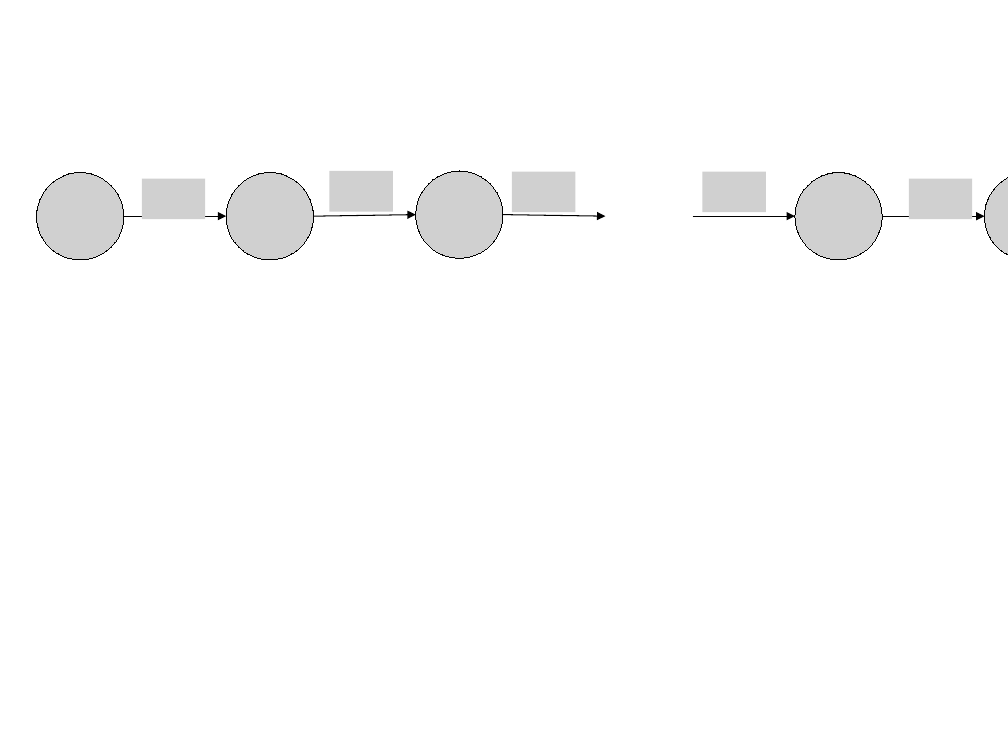
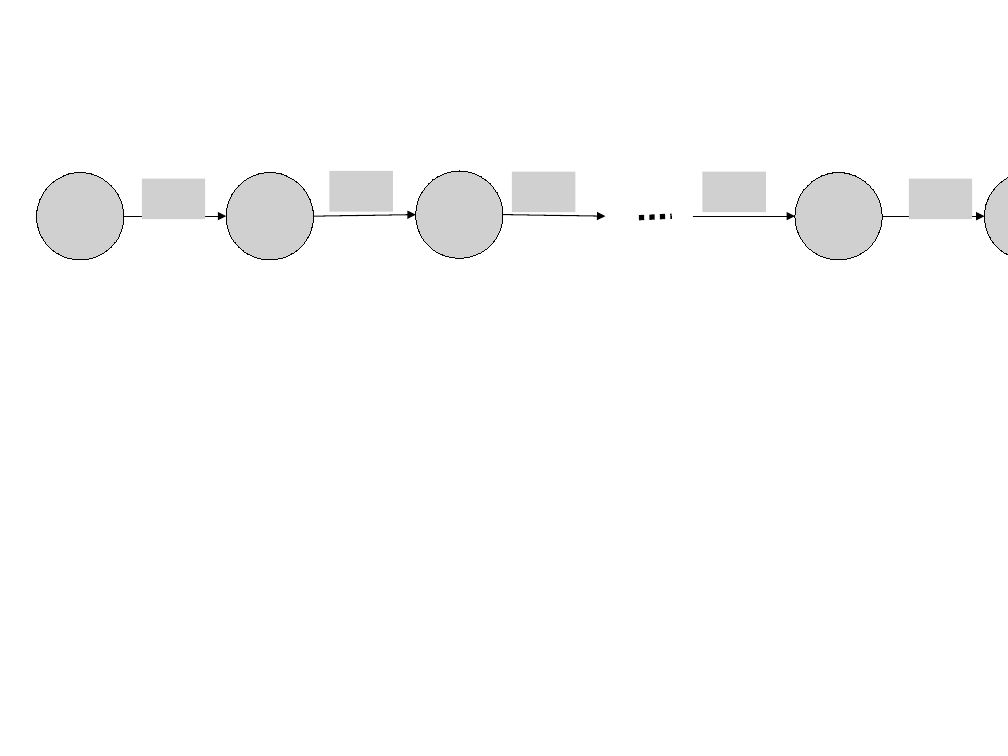
Before and after one commit to chenwangnida/PhD_proposal, a slide deck: slide 1 of FiguresPaper.pptx. Drawn at 1008x756 pixels with LibreOffice and Linux fonts; fonts in the diff are those of the drawing; grey boxes stand for pictures. Boxes give left, top, right and bottom in pixels: in the first picture for what was removed or moved away, otherwise in the second. Text is boxed around its words. In the diff, an @@ line names an element or a change of style, - is before the commit and + after.

Commit message:
update

```diff
--- a/FiguresPaper.pptx
+++ b/FiguresPaper.pptx
@@ line added from (639, 218) to (671, 216), #000000 3.75 pt dashed @@
```
Also in this commit, not shown: 1 slide added, 1 slide removed.
